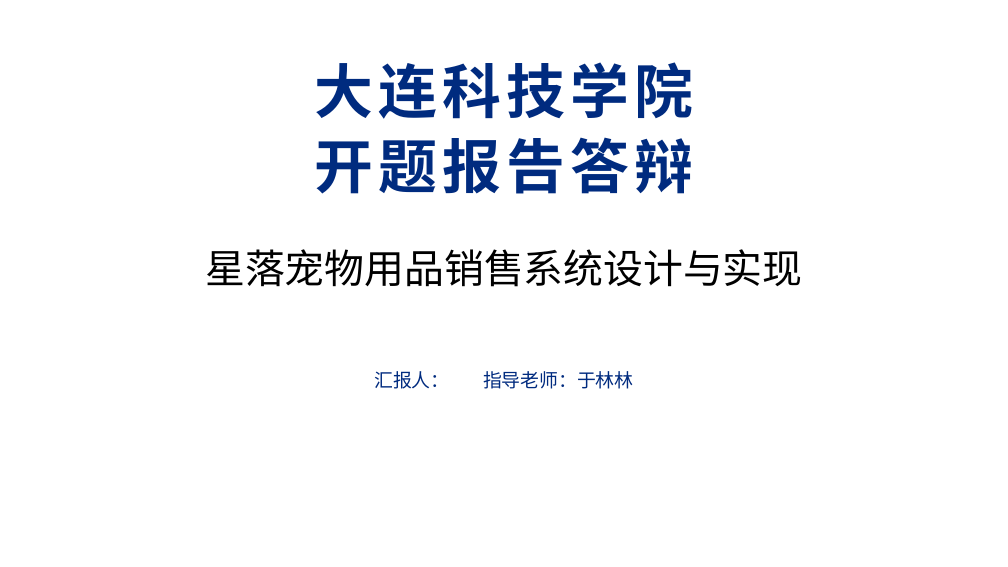
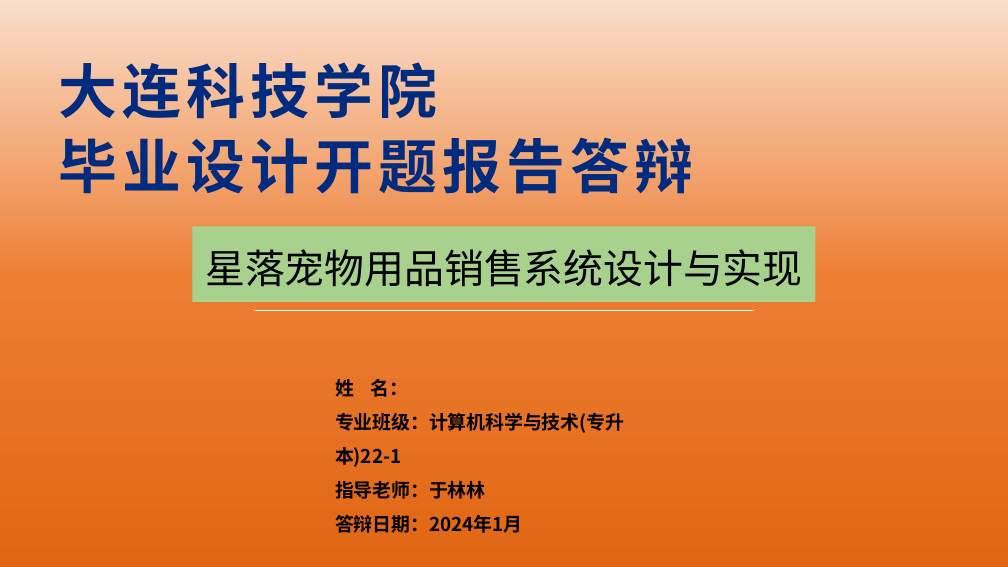
Before and after one commit to fish68517/VUE-SpringBoot-Mysql, a slide deck: slide 1 of doc/星落宠物用品销售网站-开题报告答辩PPT.pptx. Drawn at 1008x567 pixels with LibreOffice and Linux fonts; fonts in the diff are those of the drawing; background and template pictures are left out. Boxes give left, top, right and bottom in pixels: in the first picture for what was removed or moved away, otherwise in the second. Text is boxed around its words. In the diff, an @@ line names an element or a change of style, - is before the commit and + after.

```diff
--- a/doc/星落宠物用品销售网站-开题报告答辩PPT.pptx
+++ b/doc/星落宠物用品销售网站-开题报告答辩PPT.pptx
@@ background picture (left out) to gradient #FADECB to #ED7D31 to #E06614 @@
@@ text at (x1=58, y1=62, x2=437, y2=119): alignment centre to left @@
@@ text at (x1=58, y1=137, x2=693, y2=194): text changed @@
-开题报告答辩
+毕业设计开题报告答辩
@@ rectangle "星落宠物用品销售系统设计与实现" resized from (x1=205, y1=249, x2=802, y2=287) to (x1=193, y1=227, x2=815, y2=302) @@
@@ rectangle "星落宠物用品销售系统设计与实现" at (x1=193, y1=227, x2=815, y2=302): fill none to #A9D18E @@
@@ text at (x1=335, y1=379, x2=624, y2=533): text changed; font Arial to Noto Sans CJK SC; text colour #002B7F to #000000; bold on @@
-汇报人： 指导老师：于林林
+姓 名：
+专业班级：计算机科学与技术(专升本)22-1
+指导老师：于林林
+答辩日期：2024年1月
```
Also in this commit, not shown: 18 other slides changed.
